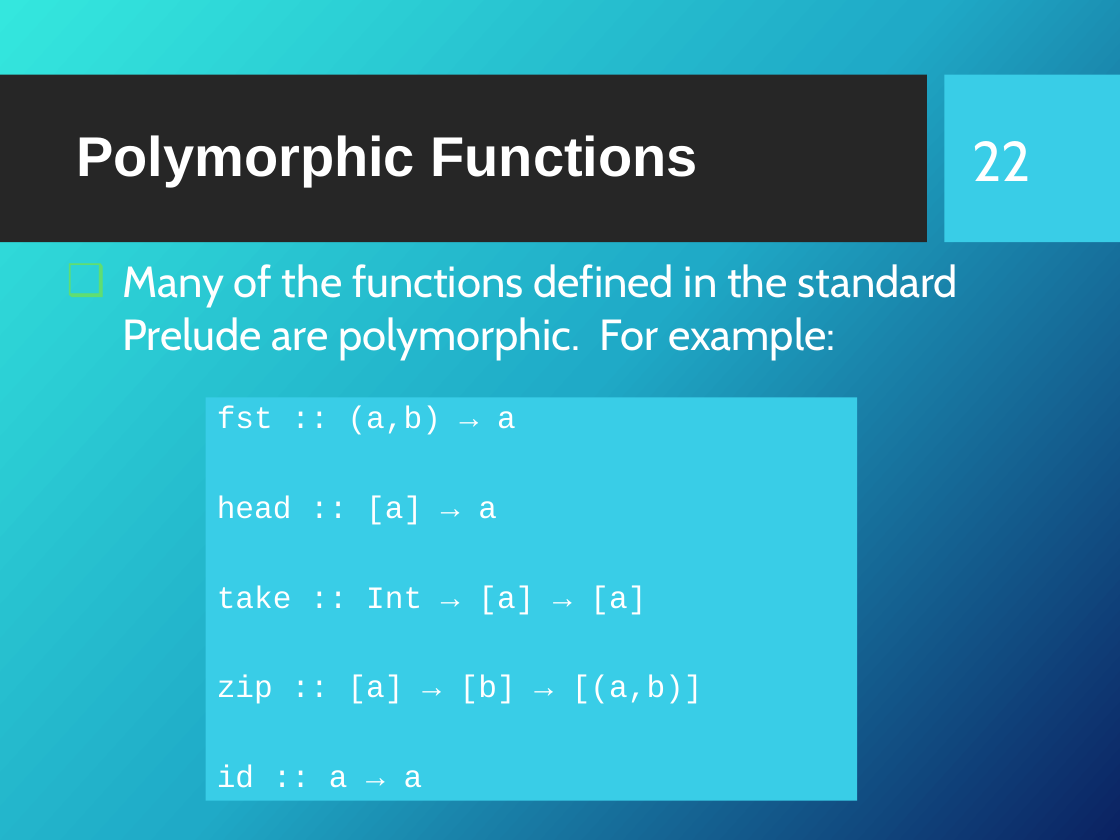
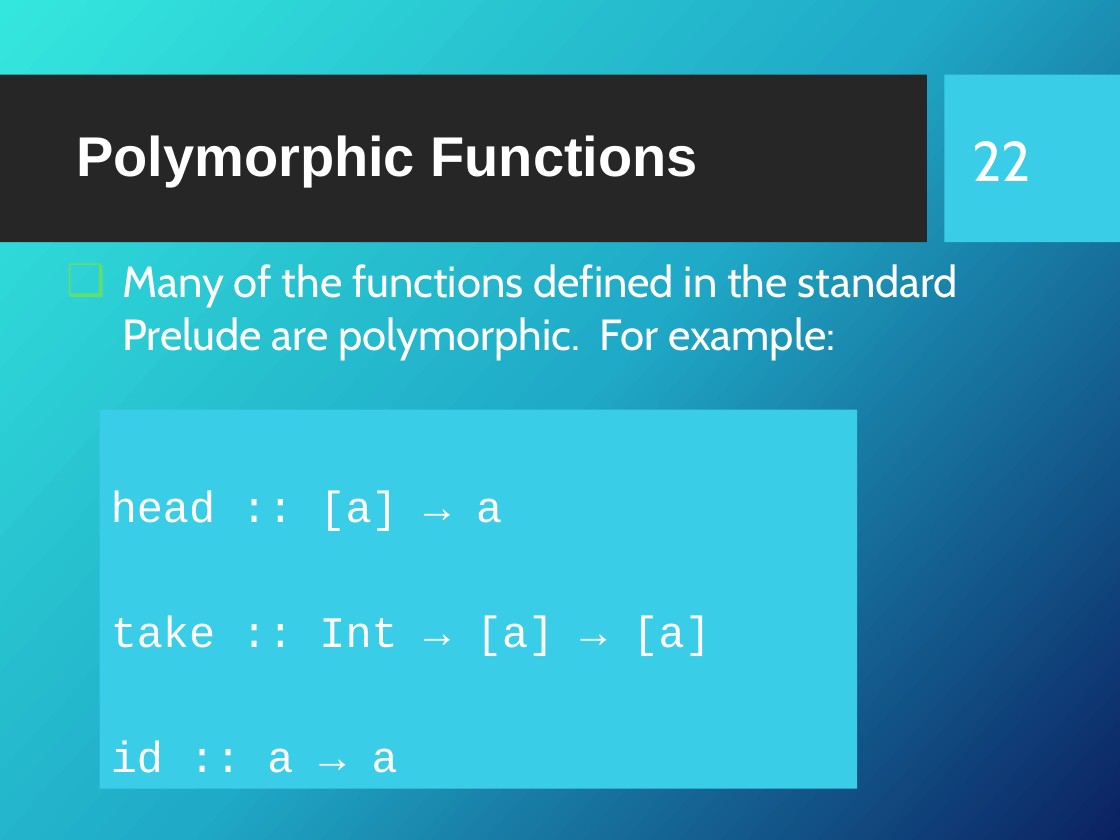
Before and after one commit to Fun-Prog-26/fun-prog-26, a slide deck: slide 23 of topic03-types-and-classes/unit-03a-lectures/talk-1/a-types-and-classes.pptx. Drawn at 1120x840 pixels with LibreOffice and Linux fonts; fonts in the diff are those of the drawing; background and template pictures are left out. Boxes give left, top, right and bottom in pixels: in the first picture for what was removed or moved away, otherwise in the second. Text is boxed around its words. In the diff, an @@ line names an element or a change of style, - is before the commit and + after.

```diff
--- a/topic03-types-and-classes/unit-03a-lectures/talk-1/a-types-and-classes.pptx
+++ b/topic03-types-and-classes/unit-03a-lectures/talk-1/a-types-and-classes.pptx
@@ rectangle "head :: [a] → a": place and size @@
-rectangle "head :: [a] → a" at [206, 398, 858, 801]
+rectangle "head :: [a] → a" at [100, 410, 857, 790]
@@ rectangle "head :: [a] → a" at [100, 410, 857, 790]: size 20 to 28 pt @@
@@ text in rectangle at [217, 406, 516, 435]: paragraph removed @@
-fst :: (a,b) → a
@@ text in rectangle at [217, 675, 703, 704]: paragraph removed @@
-zip :: [a] → [b] → [(a,b)]
```
Also in this commit, not shown: 10 other slides changed, 3 other files.
